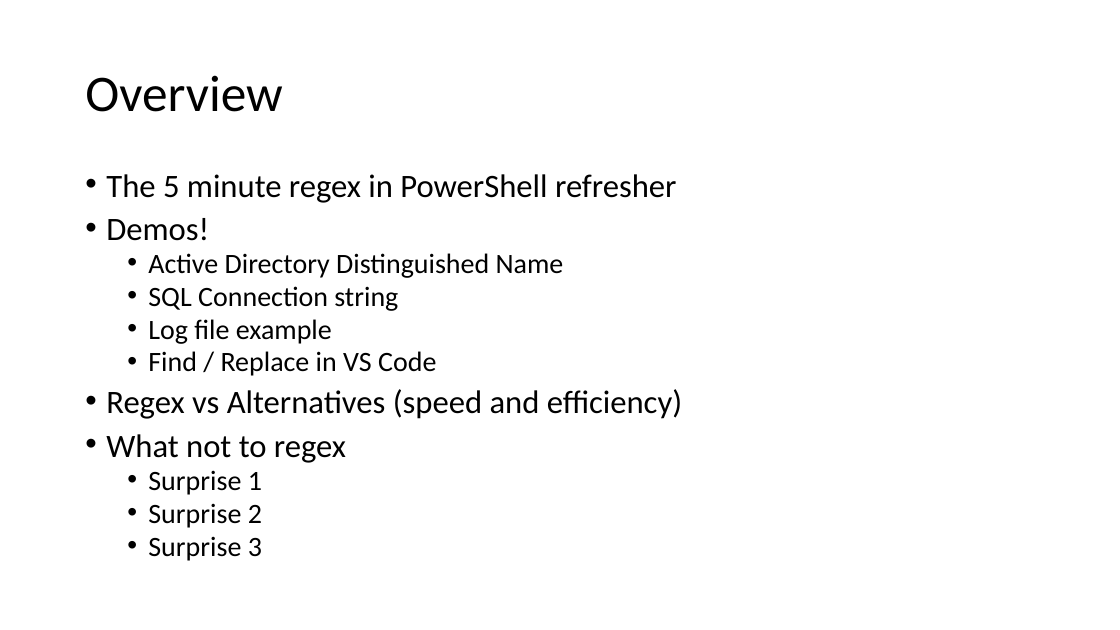
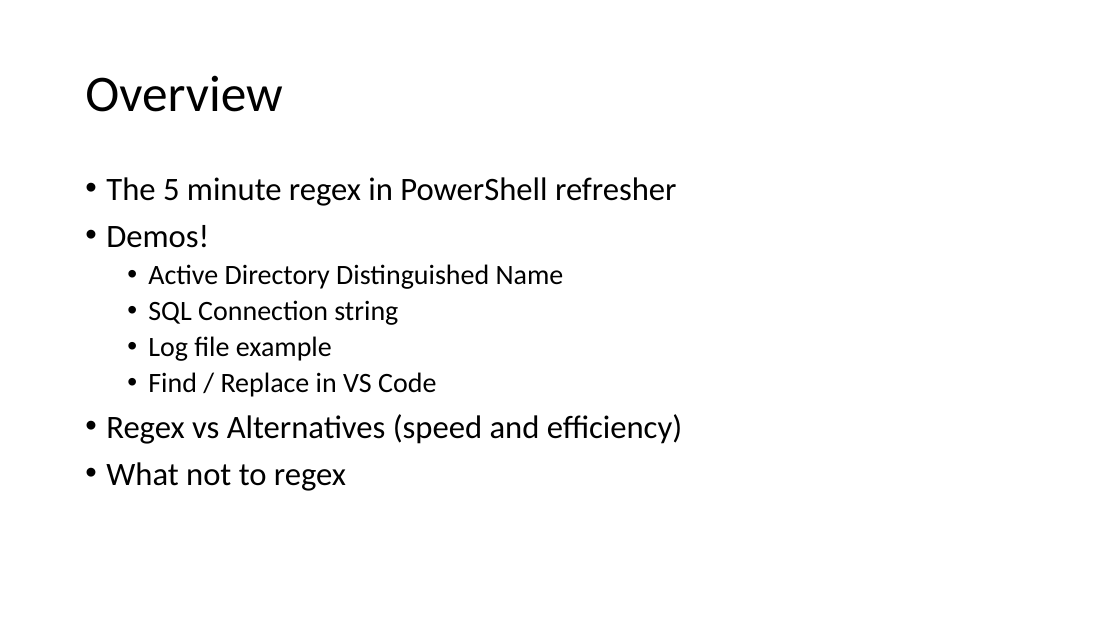
Before and after one commit to ThePoShWolf/Sessions, a slide deck: slide 5 of 2021-04-29 - PowerShell Summit 2021 - Practically Regexing/PowerShell Summit 2021 - Practically Regexing.pptx. Drawn at 1120x630 pixels with LibreOffice and Linux fonts; fonts in the diff are those of the drawing; background and template pictures are left out. Boxes give left, top, right and bottom in pixels: in the first picture for what was removed or moved away, otherwise in the second. Text is boxed around its words. In the diff, an @@ line names an element or a change of style, - is before the commit and + after.

Commit message:
simplifying agenda

```diff
--- a/2021-04-29 - PowerShell Summit 2021 - Practically Regexing/PowerShell Summit 2021 - Practically Regexing.pptx
+++ b/2021-04-29 - PowerShell Summit 2021 - Practically Regexing/PowerShell Summit 2021 - Practically Regexing.pptx
@@ text "The 5 minute regex in ..." at [106,177,682,491]: line spacing 0.8 to 0.9 @@
@@ text at [148,470,262,561]: paragraphs removed @@
-  • Surprise 1
-  • Surprise 2
-  • Surprise 3
```
